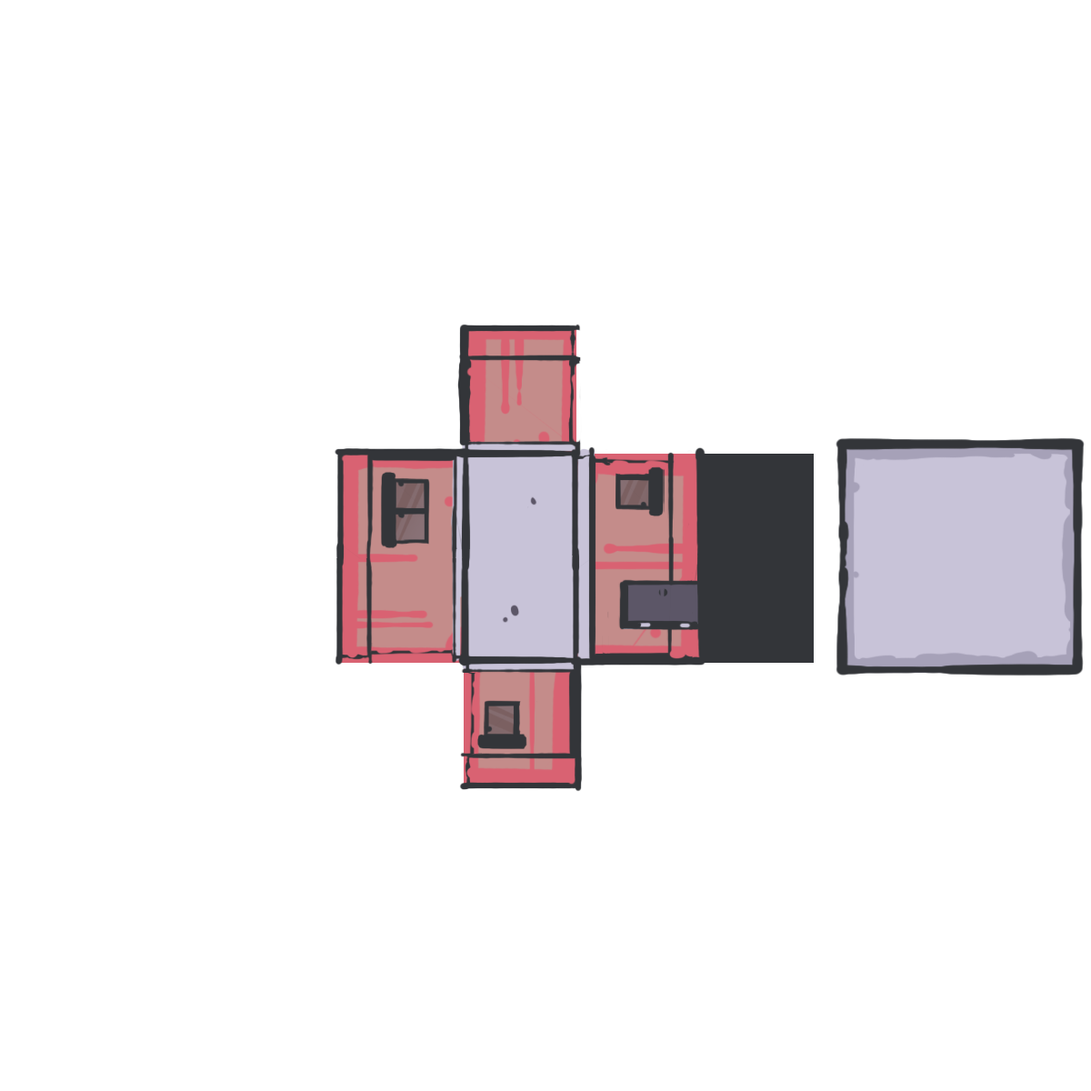
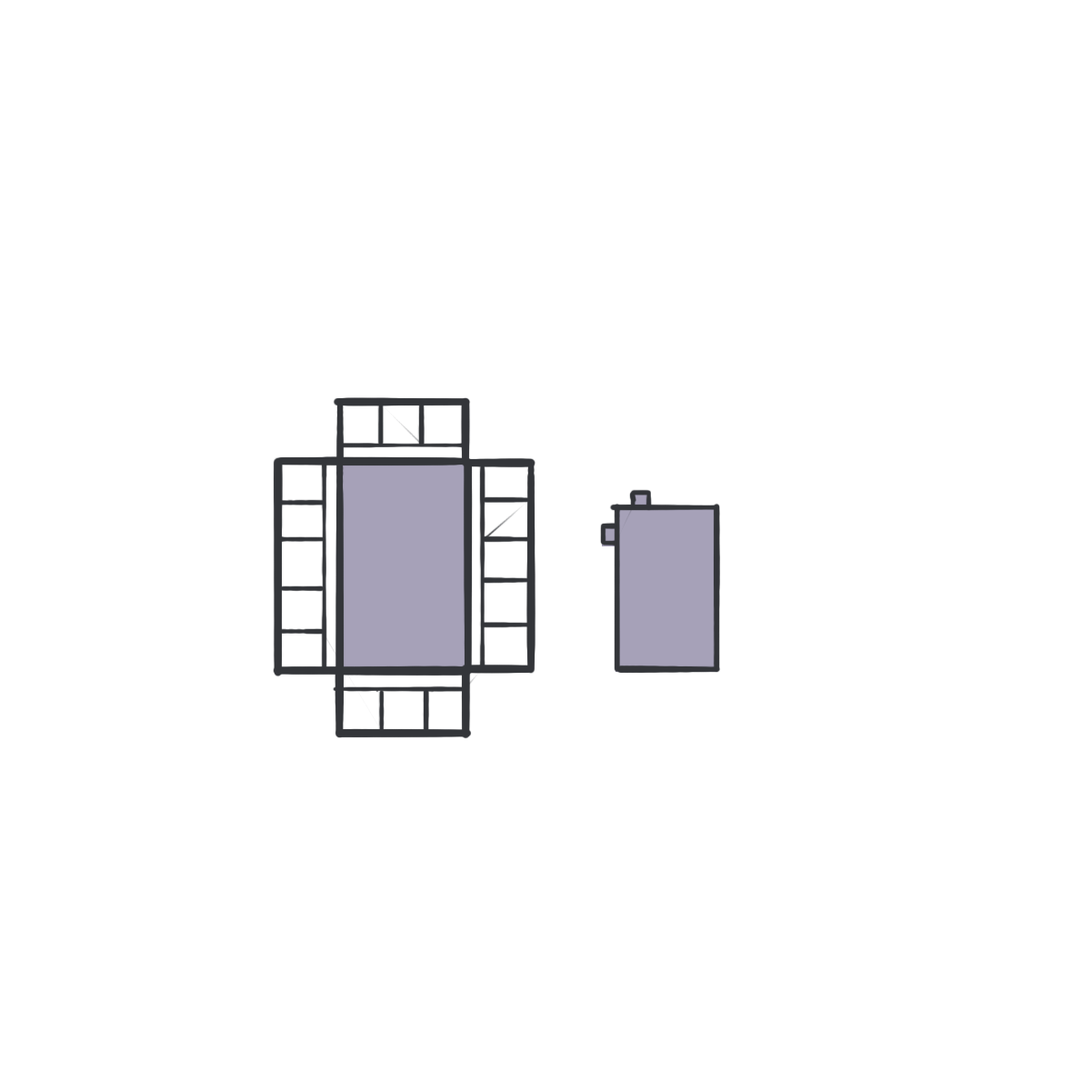
Before/after of a 1091px x 1091px layered artwork. What changed in the layer stack:
showed group "power plant" (39 layers) over [272, 323, 1056, 793]
added group "cube_platform" with 15 layers in group "power plant" over [272, 337, 722, 793]
added layer "Layer 54" in group "cube_platform" over [600, 489, 722, 675]
added layer "Layer 53" in group "cube_platform" over [272, 397, 537, 740]
added layer "Layer 55" in group "cube_platform" over [602, 493, 718, 673]
added layer "Layer 50 copy 2" in group "cube_platform" over [342, 462, 470, 673]
hid group "home" (54 layers) over [318, 323, 1087, 793]
moved "base" into group "awning" over [834, 437, 1087, 677]
hid group "window copy" (3 layers) over [381, 471, 431, 550]
hid group "window copy 2" (3 layers) over [615, 465, 665, 519]
hid group "window" (3 layers) over [476, 700, 538, 750]
painted on "Layer 47" over [355, 338, 686, 772]
painted on "Layer 23 copy 12" over [339, 329, 702, 788]
hid group "tile" (2 layers) over [454, 454, 637, 637]
